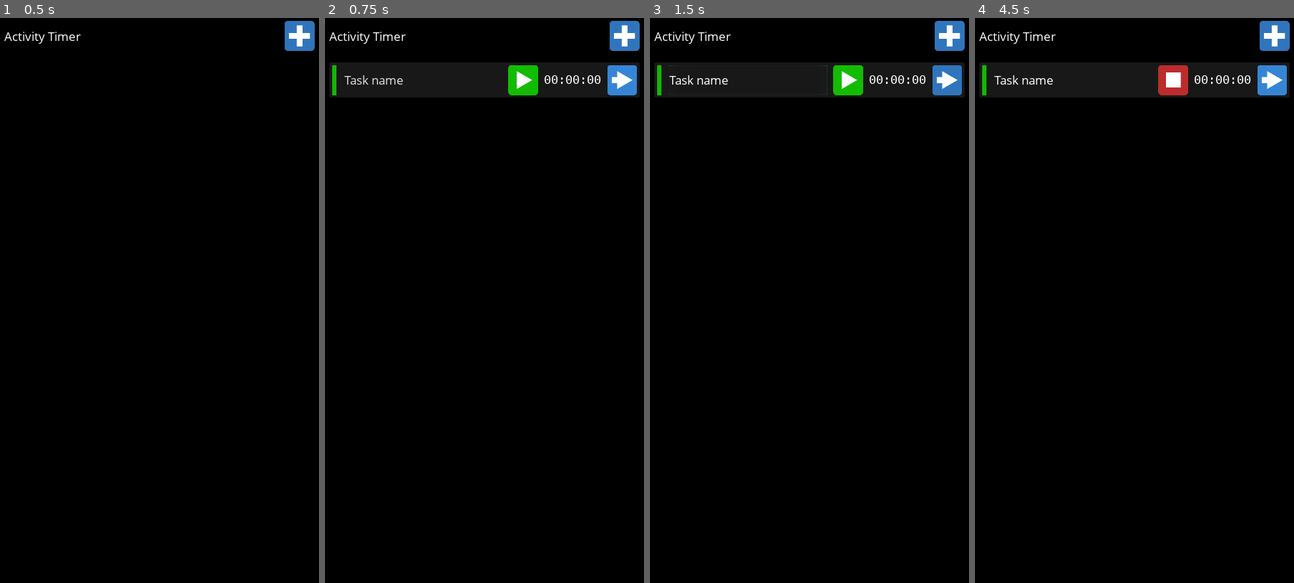
Above: before the commit, frames 1-4 (left to right).
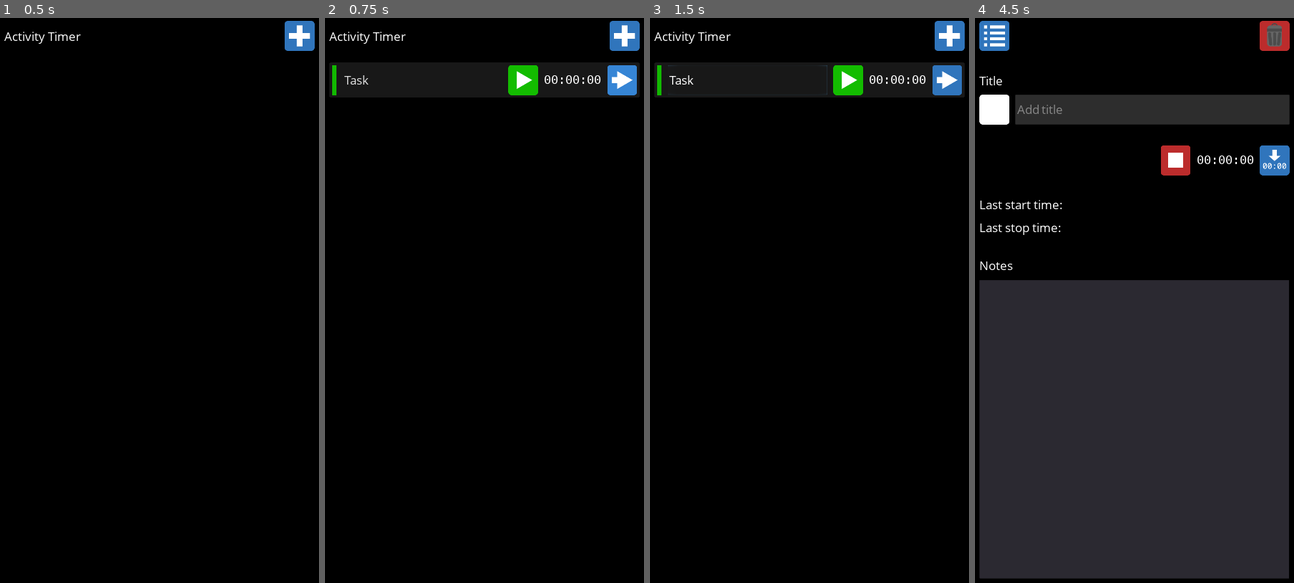
Above: after the commit, the same moments.

Repository: andrew-wilkes/godot-activity-timer
Game: Godot game, scene res://Main.tscn
Same seed, same stepped clock (60 frames per second), same inputs: the game is played once before the commit and once after it.
Inputs (mouse positions are in pixels of both pictures, inside the frame that each line leads up to):
- Up to frame 1 (0.5 s): no input
- Up to frame 2 (0.75 s): click (624, 34) at 0.5 s
- Up to frame 3 (1.5 s): click "Task name" (after the commit: "Task") at 1.25 s
- Up to frame 4 (4.5 s): click (1172, 80) at 2 s; click (1172, 80) at 2.75 s; click (1172, 80) at 3.5 s; click (1271, 80) at 4.25 s

Frame 1 is identical in both runs. In frame 2, less than 0.1% of the frame differs, in the area x 14-25%, y 10-12%; in frame 3, less than 0.1%; in frame 4, 60%, in the area x 1-99%, y 0-100%.

Commit message:
Modify UI

Diff:
--- a/src/ActivityBar.tscn
+++ b/src/ActivityBar.tscn
@@ -58,7 +58,7 @@
 size_flags_horizontal = 3
 custom_fonts/font = ExtResource( 2 )
 toggle_mode = true
-text = "Task name"
+text = "Task"
 flat = true
 clip_text = true
 align = 0
--- a/src/ActivityList.gd
+++ b/src/ActivityList.gd
@@ -1,6 +1,9 @@
 extends VBoxContainer
 
+signal view_clicked(id)
+
 var bar_scene = preload("res://ActivityBar.tscn")
+var drag_item
 
 func _ready():
 	pass
@@ -10,6 +13,13 @@
 	var act = Activity.new()
 	act.node = bar_scene.instance()
 	add_child_below_node($Menu, act.node, true)
+	act.node.connect("start_request", self, "start_timer")
+	act.node.connect("stop_request", self, "stop_timer")
+	act.node.connect("view_request", self, "view_timer")
+	act.node.connect("drag_drop_request", self, "bar_clicked")
+	act.node.id = Data.activities.get_id(act)
+	act.new = true
+	# Allow time for node to be visible
 	yield(get_tree(), "idle_frame")
 	check_if_space_to_add_new_bar()
 
@@ -24,3 +34,25 @@
 			$Menu/Add.visible = false
 		else:
 			$Menu/Add.visible = true
+
+
+func bar_clicked(item, pressed):
+	if pressed:
+		drag_item = item
+		# Track mouse y position
+	else:
+		# Drop
+		# Reparent bar
+		drag_item = null
+
+
+func start_timer(item):
+	Data.activities.items[item.id].stopped = false
+
+
+func stop_timer(item):
+	Data.activities.items[item.id].stopped = true
+
+
+func view_timer(id):
+	emit_signal("view_clicked", id)
--- a/src/ActivityView.gd
+++ b/src/ActivityView.gd
@@ -8,14 +8,14 @@
 func _ready():
 	if get_parent().name == "root":
 		# Test
-		setup(null, Activity.new(), true)
+		setup(Activity.new())
 
 
-func setup(_key, _act: Activity, new = false):
-	key = _key
+func setup(_act: Activity):
 	act = _act
+	show()
 	set_button_states()
-	if new:
+	if act.new:
 		$Menu/Title.editable = false
 		$Menu/Title.text = "Add title"
 		yield(get_tree().create_timer(2.0), "timeout")
@@ -34,10 +34,6 @@
 	$Menu/TimeDisplay.update_time(act.time)
 
 
-func _on_Home_pressed():
-	emit_signal("show_list")
-
-
 func _on_Start_pressed():
 	act.stopped = false
 	act.start_time = OS.get_unix_time()
@@ -53,13 +49,13 @@
 
 
 func set_button_states():
-	$Menu/Start.visible = act.stopped
-	$Menu/Stop.visible = not act.stopped
+	$Time/Start.visible = act.stopped
+	$Time/Stop.visible = not act.stopped
 
 
 func _on_Reset_pressed():
 	act.time = 0
-	$Menu/TimeDisplay.update_time(0)
+	$Time/TimeDisplay.update_time(0)
 	$LastStart.text = ""
 	$LastStop.text = ""
 
@@ -82,22 +78,21 @@
 
 
 func update_last_start():
-	update_datetime($LastStart, act.start_time, "Last start time: ")
+	update_datetime($Stats/LastStart, act.start_time)
 
 
 func update_last_stop():
-	update_datetime($LastStop, act.stop_time, "Last stop time: ")
+	update_datetime($Stats/LastStop, act.stop_time)
 
 
-func update_datetime(node: Label, time: int, txt: String):
+func update_datetime(node: Label, time: int):
 	if time == 0:
-		node.visible = false
+		node.text = ""
 	else:
-		node.visible = true
 		var dict = OS.get_datetime_from_unix_time(time)
 		dict.erase("dst")
 		dict.erase("weekday")
-		node.text = txt + "\t%02d:%02d:%02d %0d-%02d-%02d" % dict.values()
+		node.text = "%02d:%02d:%02d %0d-%02d-%02d" % dict.values()
 
 
 func _on_ColorPicker_pressed():
@@ -107,3 +102,7 @@
 func _on_ColorGridPanel_color_changed(color):
 	act.color_code = color
 	$Menu/ColorPicker.modulate = color
+
+
+func _on_List_pressed():
+	emit_signal("show_list")
--- a/src/ActivityView.tscn
+++ b/src/ActivityView.tscn
@@ -11,8 +11,16 @@
 [ext_resource path="res://assets/icon-18.png" type="Texture" id=9]
 [ext_resource path="res://assets/icon-20.png" type="Texture" id=10]
 [ext_resource path="res://assets/icon-19.png" type="Texture" id=11]
+[ext_resource path="res://assets/icon-21.png" type="Texture" id=12]
 [ext_resource path="res://TimeDisplay.tscn" type="PackedScene" id=13]
+[ext_resource path="res://assets/icon-17.png" type="Texture" id=14]
+[ext_resource path="res://assets/icon-15.png" type="Texture" id=15]
+[ext_resource path="res://assets/icon-16.png" type="Texture" id=16]
+[ext_resource path="res://assets/icon-12.png" type="Texture" id=17]
+[ext_resource path="res://assets/icon-13.png" type="Texture" id=18]
+[ext_resource path="res://assets/icon-14.png" type="Texture" id=19]
 [ext_resource path="res://ColorGridPanel.tscn" type="PackedScene" id=20]
+[ext_resource path="res://assets/mono-font.tres" type="DynamicFont" id=21]
 
 [node name="ActivityView" type="VBoxContainer"]
 anchor_right = 1.0
@@ -23,37 +31,96 @@
 "_edit_use_anchors_": false
 }
 
+[node name="Footer" type="HBoxContainer" parent="."]
+margin_right = 1080.0
+margin_bottom = 100.0
+
+[node name="List" type="TextureButton" parent="Footer"]
+margin_right = 100.0
+margin_bottom = 100.0
+texture_normal = ExtResource( 16 )
+texture_pressed = ExtResource( 14 )
+texture_hover = ExtResource( 15 )
+
+[node name="Spacer" type="Control" parent="Footer"]
+margin_left = 104.0
+margin_right = 976.0
+margin_bottom = 100.0
+size_flags_horizontal = 3
+
+[node name="Delete" type="TextureButton" parent="Footer"]
+margin_left = 980.0
+margin_right = 1080.0
+margin_bottom = 100.0
+hint_tooltip = "Delete activity"
+texture_normal = ExtResource( 11 )
+texture_pressed = ExtResource( 9 )
+texture_hover = ExtResource( 10 )
+
+[node name="Sp" type="Control" parent="."]
+margin_top = 120.0
+margin_right = 1080.0
+margin_bottom = 150.0
+rect_min_size = Vector2( 0, 30 )
+
+[node name="Title" type="Label" parent="."]
+margin_top = 170.0
+margin_right = 1080.0
+margin_bottom = 228.0
+size_flags_horizontal = 3
+custom_fonts/font = ExtResource( 2 )
+text = "Title"
+
 [node name="Menu" type="HBoxContainer" parent="."]
-margin_right = 1080.0
-margin_bottom = 100.0
+margin_top = 248.0
+margin_right = 1080.0
+margin_bottom = 348.0
 custom_constants/separation = 20
 
 [node name="ColorPicker" type="TextureButton" parent="Menu"]
-margin_right = 48.0
+margin_right = 100.0
 margin_bottom = 100.0
 rect_min_size = Vector2( 48, 0 )
 hint_tooltip = "Color marker"
+texture_normal = ExtResource( 12 )
 
 [node name="Title" type="LineEdit" parent="Menu"]
-margin_left = 68.0
-margin_right = 580.0
+margin_left = 120.0
+margin_right = 1080.0
 margin_bottom = 100.0
 size_flags_horizontal = 3
 custom_fonts/font = ExtResource( 2 )
 text = "Enter name of activity"
 
-[node name="Start" type="TextureButton" parent="Menu"]
-margin_left = 600.0
-margin_right = 700.0
+[node name="Sp3" type="Control" parent="."]
+margin_top = 368.0
+margin_right = 1080.0
+margin_bottom = 398.0
+rect_min_size = Vector2( 0, 30 )
+
+[node name="Time" type="HBoxContainer" parent="."]
+margin_top = 418.0
+margin_right = 1080.0
+margin_bottom = 518.0
+custom_constants/separation = 20
+
+[node name="Sp" type="Control" parent="Time"]
+margin_right = 500.0
+margin_bottom = 100.0
+size_flags_horizontal = 3
+
+[node name="Start" type="TextureButton" parent="Time"]
+margin_left = 520.0
+margin_right = 620.0
 margin_bottom = 100.0
 hint_tooltip = "Start timer"
 texture_normal = ExtResource( 7 )
 texture_pressed = ExtResource( 6 )
 texture_hover = ExtResource( 5 )
 
-[node name="Stop" type="TextureButton" parent="Menu"]
-margin_left = 720.0
-margin_right = 820.0
+[node name="Stop" type="TextureButton" parent="Time"]
+margin_left = 640.0
+margin_right = 740.0
 margin_bottom = 100.0
 hint_tooltip = "Stop timer"
 texture_normal = ExtResource( 8 )
@@ -63,67 +130,82 @@
 "_edit_use_anchors_": false
 }
 
-[node name="Reset" type="TextureButton" parent="Menu"]
-margin_left = 840.0
-margin_right = 840.0
-margin_bottom = 100.0
-hint_tooltip = "Reset time"
-
-[node name="TimeDisplay" parent="Menu" instance=ExtResource( 13 )]
-margin_left = 860.0
+[node name="TimeDisplay" parent="Time" instance=ExtResource( 13 )]
+margin_left = 760.0
 margin_top = 25.0
-margin_right = 1060.0
+margin_right = 960.0
 margin_bottom = 74.0
 
-[node name="Home" type="TextureButton" parent="Menu"]
-margin_left = 1080.0
-margin_right = 1080.0
-margin_bottom = 100.0
-hint_tooltip = "Back to list"
-
-[node name="LastStart" type="Label" parent="."]
-visible = false
-margin_top = 68.0
-margin_right = 1920.0
-margin_bottom = 82.0
-
-[node name="LastStop" type="Label" parent="."]
-visible = false
-margin_top = 68.0
-margin_right = 1920.0
-margin_bottom = 82.0
+[node name="Reset" type="TextureButton" parent="Time"]
+margin_left = 980.0
+margin_right = 1080.0
+margin_bottom = 100.0
+texture_normal = ExtResource( 18 )
+texture_pressed = ExtResource( 17 )
+texture_hover = ExtResource( 19 )
+
+[node name="Sp4" type="Control" parent="."]
+margin_top = 538.0
+margin_right = 1080.0
+margin_bottom = 568.0
+rect_min_size = Vector2( 0, 30 )
+
+[node name="Stats" type="GridContainer" parent="."]
+margin_top = 588.0
+margin_right = 1080.0
+margin_bottom = 724.0
+custom_constants/vseparation = 20
+custom_constants/hseparation = 50
+columns = 2
+
+[node name="Label" type="Label" parent="Stats"]
+margin_right = 292.0
+margin_bottom = 58.0
+custom_fonts/font = ExtResource( 2 )
+text = "Last start time:"
+
+[node name="LastStart" type="Label" parent="Stats"]
+margin_left = 342.0
+margin_top = 4.0
+margin_right = 342.0
+margin_bottom = 53.0
+custom_fonts/font = ExtResource( 21 )
+
+[node name="Label2" type="Label" parent="Stats"]
+margin_top = 78.0
+margin_right = 292.0
+margin_bottom = 136.0
+custom_fonts/font = ExtResource( 2 )
+text = "Last stop time:"
+
+[node name="LastStop" type="Label" parent="Stats"]
+margin_left = 342.0
+margin_top = 82.0
+margin_right = 342.0
+margin_bottom = 131.0
+custom_fonts/font = ExtResource( 21 )
+
+[node name="Sp2" type="Control" parent="."]
+margin_top = 744.0
+margin_right = 1080.0
+margin_bottom = 774.0
+rect_min_size = Vector2( 0, 30 )
 
 [node name="NotesLabel" type="Label" parent="."]
-margin_top = 120.0
-margin_right = 1080.0
-margin_bottom = 178.0
+margin_top = 794.0
+margin_right = 1080.0
+margin_bottom = 852.0
+size_flags_horizontal = 3
 custom_fonts/font = ExtResource( 2 )
 text = "Notes"
 
 [node name="Notes" type="TextEdit" parent="."]
-margin_top = 198.0
-margin_right = 1080.0
-margin_bottom = 1800.0
+margin_top = 872.0
+margin_right = 1080.0
+margin_bottom = 1920.0
+rect_min_size = Vector2( 0, 1000 )
 size_flags_vertical = 3
-
-[node name="Footer" type="HBoxContainer" parent="."]
-margin_top = 1820.0
-margin_right = 1080.0
-margin_bottom = 1920.0
-
-[node name="Spacer" type="Control" parent="Footer"]
-margin_right = 976.0
-margin_bottom = 100.0
-size_flags_horizontal = 3
-
-[node name="Delete" type="TextureButton" parent="Footer"]
-margin_left = 980.0
-margin_right = 1080.0
-margin_bottom = 100.0
-hint_tooltip = "Delete activity"
-texture_normal = ExtResource( 11 )
-texture_pressed = ExtResource( 9 )
-texture_hover = ExtResource( 10 )
+custom_fonts/font = ExtResource( 2 )
 
 [node name="c" type="CanvasLayer" parent="."]
 
@@ -140,12 +222,12 @@
 margin_right = 56.0
 margin_bottom = 1080.0
 
+[connection signal="pressed" from="Footer/List" to="." method="_on_List_pressed"]
+[connection signal="pressed" from="Footer/Delete" to="." method="_on_Delete_pressed"]
 [connection signal="pressed" from="Menu/ColorPicker" to="." method="_on_ColorPicker_pressed"]
 [connection signal="text_changed" from="Menu/Title" to="." method="_on_Title_text_changed"]
-[connection signal="pressed" from="Menu/Start" to="." method="_on_Start_pressed"]
-[connection signal="pressed" from="Menu/Stop" to="." method="_on_Stop_pressed"]
-[connection signal="pressed" from="Menu/Reset" to="." method="_on_Reset_pressed"]
-[connection signal="pressed" from="Menu/Home" to="." method="_on_Home_pressed"]
-[connection signal="pressed" from="Footer/Delete" to="." method="_on_Delete_pressed"]
+[connection signal="pressed" from="Time/Start" to="." method="_on_Start_pressed"]
+[connection signal="pressed" from="Time/Stop" to="." method="_on_Stop_pressed"]
+[connection signal="pressed" from="Time/Reset" to="." method="_on_Reset_pressed"]
 [connection signal="confirmed" from="c/Confirm" to="." method="_on_Confirm_confirmed"]
 [connection signal="color_changed" from="c/ColorGridPanel" to="." method="_on_ColorGridPanel_color_changed"]
--- a/src/ColorGridPanel.tscn
+++ b/src/ColorGridPanel.tscn
@@ -1,7 +1,18 @@
-[gd_scene load_steps=3 format=2]
+[gd_scene load_steps=4 format=2]
 
 [ext_resource path="res://assets/icon-21.png" type="Texture" id=1]
 [ext_resource path="res://ColorGridPanel.gd" type="Script" id=2]
+
+[sub_resource type="StyleBoxFlat" id=1]
+bg_color = Color( 0.12549, 0.12549, 0.12549, 1 )
+corner_radius_top_left = 9
+corner_radius_top_right = 9
+corner_radius_bottom_right = 9
+corner_radius_bottom_left = 9
+expand_margin_left = 10.0
+expand_margin_right = 10.0
+expand_margin_top = 10.0
+expand_margin_bottom = 10.0
 
 [node name="ColorGridPanel" type="PopupPanel"]
 visible = true
@@ -9,15 +20,19 @@
 anchor_bottom = 1.0
 size_flags_horizontal = 5
 size_flags_vertical = 5
+custom_styles/panel = SubResource( 1 )
 script = ExtResource( 2 )
+__meta__ = {
+"_edit_use_anchors_": false
+}
 
 [node name="Grid" type="GridContainer" parent="."]
 margin_left = 4.0
 margin_top = 4.0
 margin_right = 1076.0
 margin_bottom = 1916.0
-custom_constants/vseparation = 5
-custom_constants/hseparation = 5
+custom_constants/vseparation = 20
+custom_constants/hseparation = 20
 columns = 4
 __meta__ = {
 "_edit_use_anchors_": false
@@ -31,113 +46,113 @@
 
 [node name="B2" type="TextureButton" parent="Grid"]
 modulate = Color( 0, 1, 0, 1 )
-margin_left = 105.0
-margin_right = 205.0
+margin_left = 120.0
+margin_right = 220.0
 margin_bottom = 100.0
 texture_normal = ExtResource( 1 )
 
 [node name="B3" type="TextureButton" parent="Grid"]
 modulate = Color( 0, 0, 1, 1 )
-margin_left = 210.0
-margin_right = 310.0
+margin_left = 240.0
+margin_right = 340.0
 margin_bottom = 100.0
 texture_normal = ExtResource( 1 )
 
 [node name="B4" type="TextureButton" parent="Grid"]
 modulate = Color( 1, 1, 0, 1 )
-margin_left = 315.0
-margin_right = 415.0
+margin_left = 360.0
+margin_right = 460.0
 margin_bottom = 100.0
 texture_normal = ExtResource( 1 )
 
 [node name="B5" type="TextureButton" parent="Grid"]
 modulate = Color( 1, 0.501961, 0, 1 )
-margin_top = 105.0
+margin_top = 120.0
 margin_right = 100.0
-margin_bottom = 205.0
+margin_bottom = 220.0
 texture_normal = ExtResource( 1 )
 
 [node name="B6" type="TextureButton" parent="Grid"]
 modulate = Color( 0, 1, 0.45098, 1 )
-margin_left = 105.0
-margin_top = 105.0
-margin_right = 205.0
-margin_bottom = 205.0
+margin_left = 120.0
+margin_top = 120.0
+margin_right = 220.0
+margin_bottom = 220.0
 texture_normal = ExtResource( 1 )
 
 [node name="B7" type="TextureButton" parent="Grid"]
 modulate = Color( 0, 0.498039, 1, 1 )
-margin_left = 210.0
-margin_top = 105.0
-margin_right = 310.0
-margin_bottom = 205.0
+margin_left = 240.0
+margin_top = 120.0
+margin_right = 340.0
+margin_bottom = 220.0
 texture_normal = ExtResource( 1 )
 
 [node name="B8" type="TextureButton" parent="Grid"]
 modulate = Color( 1, 0.764706, 0, 1 )
-margin_left = 315.0
-margin_top = 105.0
-margin_right = 415.0
-margin_bottom = 205.0
+margin_left = 360.0
+margin_top = 120.0
+margin_right = 460.0
+margin_bottom = 220.0
 texture_normal = ExtResource( 1 )
 
 [node name="B9" type="TextureButton" parent="Grid"]
-modulate = Color( 0, 0, 0, 1 )
-margin_top = 210.0
+modulate = Color( 0.380392, 0.25098, 0.027451, 1 )
+margin_top = 240.0
 margin_right = 100.0
-margin_bottom = 310.0
+margin_bottom = 340.0
 texture_normal = ExtResource( 1 )
 
 [node name="B10" type="TextureButton" parent="Grid"]
 modulate = Color( 0.545098, 1, 0, 1 )
-margin_left = 105.0
-margin_top = 210.0
-margin_right = 205.0
-margin_bottom = 310.0
+margin_left = 120.0
+margin_top = 240.0
+margin_right = 220.0
+margin_bottom = 340.0
 texture_normal = ExtResource( 1 )
 
 [node name="B11" type="TextureButton" parent="Grid"]
 modulate = Color( 0, 0.745098, 1, 1 )
-margin_left = 210.0
-margin_top = 210.0
-margin_right = 310.0
-margin_bottom = 310.0
+margin_left = 240.0
+margin_top = 240.0
+margin_right = 340.0
+margin_bottom = 340.0
 texture_normal = ExtResource( 1 )
 
 [node name="B12" type="TextureButton" parent="Grid"]
 modulate = Color( 1, 0, 1, 1 )
-margin_left = 315.0
-margin_top = 210.0
-margin_right = 415.0
-margin_bottom = 310.0
+margin_left = 360.0
+margin_top = 240.0
+margin_right = 460.0
+margin_bottom = 340.0
 texture_normal = ExtResource( 1 )
 
 [node name="B13" type="TextureButton" parent="Grid"]
-margin_top = 315.0
+margin_top = 360.0
 margin_right = 100.0
-margin_bottom = 415.0
+margin_bottom = 460.0
 texture_normal = ExtResource( 1 )
 
 [node name="B14" type="TextureButton" parent="Grid"]
 modulate = Color( 0.588235, 0.588235, 0.588235, 1 )
-margin_left = 105.0
-margin_top = 315.0
-margin_right = 205.0
-margin_bottom = 415.0
+margin_left = 120.0
+margin_top = 360.0
+margin_right = 220.0
+margin_bottom = 460.0
 texture_normal = ExtResource( 1 )
 
 [node name="B15" type="TextureButton" parent="Grid"]
 modulate = Color( 0, 1, 1, 1 )
-margin_left = 210.0
-margin_top = 315.0
-margin_right = 310.0
-margin_bottom = 415.0
+margin_left = 240.0
+margin_top = 360.0
+margin_right = 340.0
+margin_bottom = 460.0
 texture_normal = ExtResource( 1 )
 
 [node name="B16" type="TextureButton" parent="Grid"]
 modulate = Color( 0.501961, 0, 1, 1 )
-margin_left = 315.0
-margin_top = 315.0
-margin_right = 415.0
-margin_bottom = 415.0
+margin_left = 360.0
+margin_top = 360.0
+margin_right = 460.0
+margin_bottom = 460.0
 texture_normal = ExtResource( 1 )
--- a/src/Main.gd
+++ b/src/Main.gd
@@ -6,13 +6,11 @@
 	set("custom_constants/margin_bottom", ws.end.y + 10.0)
 
 
-func show_list():
-	$ActivityList.show()
+func _on_ActivityList_view_clicked(id):
+	$ActivityList.hide()
+	$ActivityView.setup(Data.activities.items[id])
 
 
-func _on_Add_pressed():
-	pass # Replace with function body.
-
-
-func _on_Activity_home_button_pressed():
-	show_list()
+func _on_ActivityView_show_list():
+	$ActivityList.show()
+	$ActivityView.hide()
--- a/src/Main.tscn
+++ b/src/Main.tscn
@@ -1,7 +1,8 @@
-[gd_scene load_steps=3 format=2]
+[gd_scene load_steps=4 format=2]
 
 [ext_resource path="res://Main.gd" type="Script" id=1]
 [ext_resource path="res://ActivityList.tscn" type="PackedScene" id=2]
+[ext_resource path="res://ActivityView.tscn" type="PackedScene" id=3]
 
 [node name="Main" type="MarginContainer"]
 margin_right = 1080.0
@@ -20,3 +21,15 @@
 margin_top = 120.0
 margin_right = 1060.0
 margin_bottom = 1920.0
+
+[node name="ActivityView" parent="." instance=ExtResource( 3 )]
+visible = false
+anchor_right = 0.0
+anchor_bottom = 0.0
+margin_left = 20.0
+margin_top = 120.0
+margin_right = 1060.0
+margin_bottom = 1920.0
+
+[connection signal="view_clicked" from="ActivityList" to="." method="_on_ActivityList_view_clicked"]
+[connection signal="show_list" from="ActivityView" to="." method="_on_ActivityView_show_list"]
--- a/src/activities.gd
+++ b/src/activities.gd
@@ -2,5 +2,13 @@
 
 class_name Activities
 
+export(int) var next_id = 0
 export var items = {}
 export var order = []
+
+func get_id(new_activity: Activity):
+	var id = next_id
+	next_id += 1
+	items[id] = new_activity
+	order.push_front(id)
+	return id
--- a/src/activity.gd
+++ b/src/activity.gd
@@ -11,3 +11,4 @@
 
 var stopped = true
 var node
+var new = false
Not shown: 1 places in src/ActivityView.tscn that only renumber resources
Binary file removed: src/assets/icon-22.png
Not shown, removed: src/assets/icon-22.png.import
Binary file removed: src/assets/icon-23.png
Not shown, removed: src/assets/icon-23.png.import
Binary file removed: src/assets/icons.png
Not shown, removed: src/assets/icons.png.import
Not shown, changed: build/ActivityTimer.apk
Not shown, changed: build/ActivityTimer.apk.idsig
